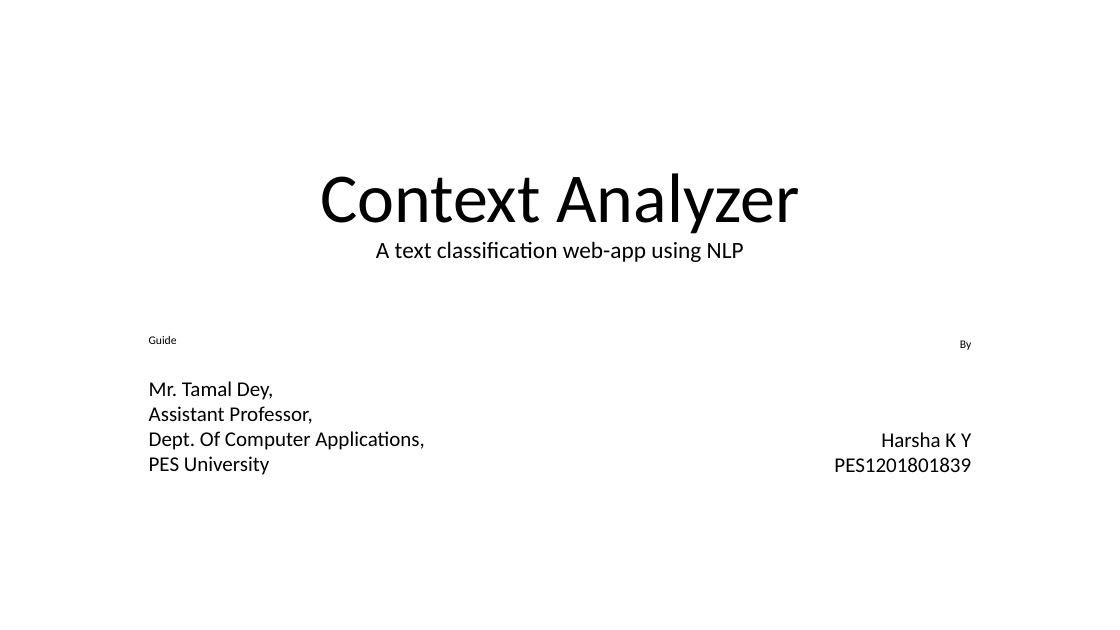
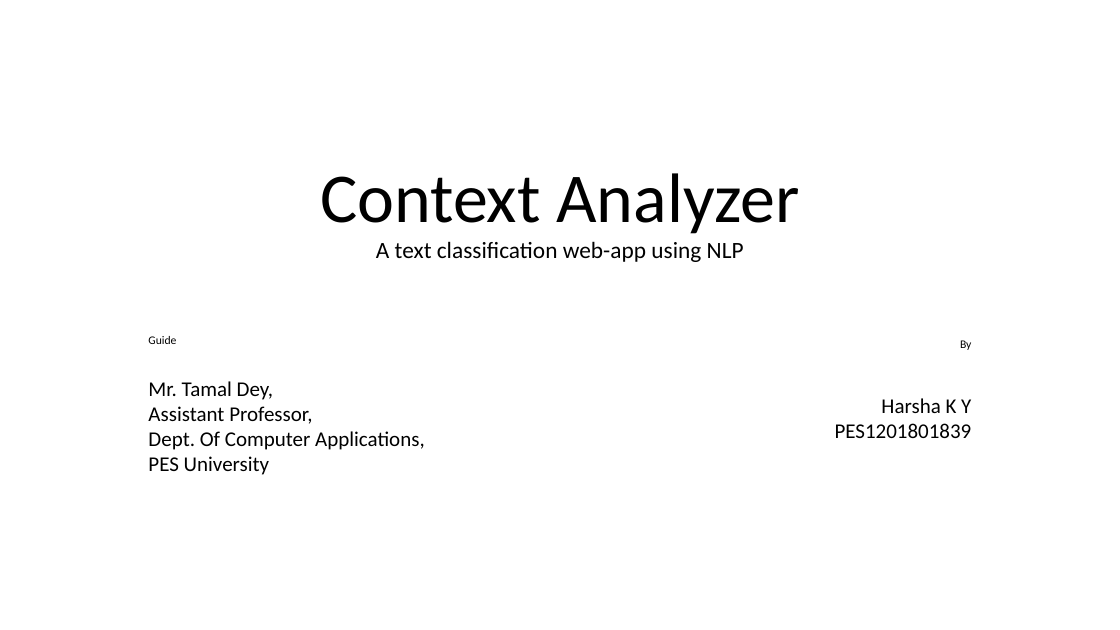
Before and after one commit to HarshaKy/text-classifier, a slide deck: slide 1 of docs/Presentation.pptx. Drawn at 1120x630 pixels with LibreOffice and Linux fonts; fonts in the diff are those of the drawing. Boxes give left, top, right and bottom in pixels: in the first picture for what was removed or moved away, otherwise in the second. Text is boxed around its words. In the diff, an @@ line names an element or a change of style, - is before the commit and + after.

```diff
--- a/docs/Presentation.pptx
+++ b/docs/Presentation.pptx
@@ text "By" rewrapped from (834, 340, 971, 472) to (835, 340, 972, 438) @@
```
Also in this commit, not shown: 8 other slides changed, 1 other file.
